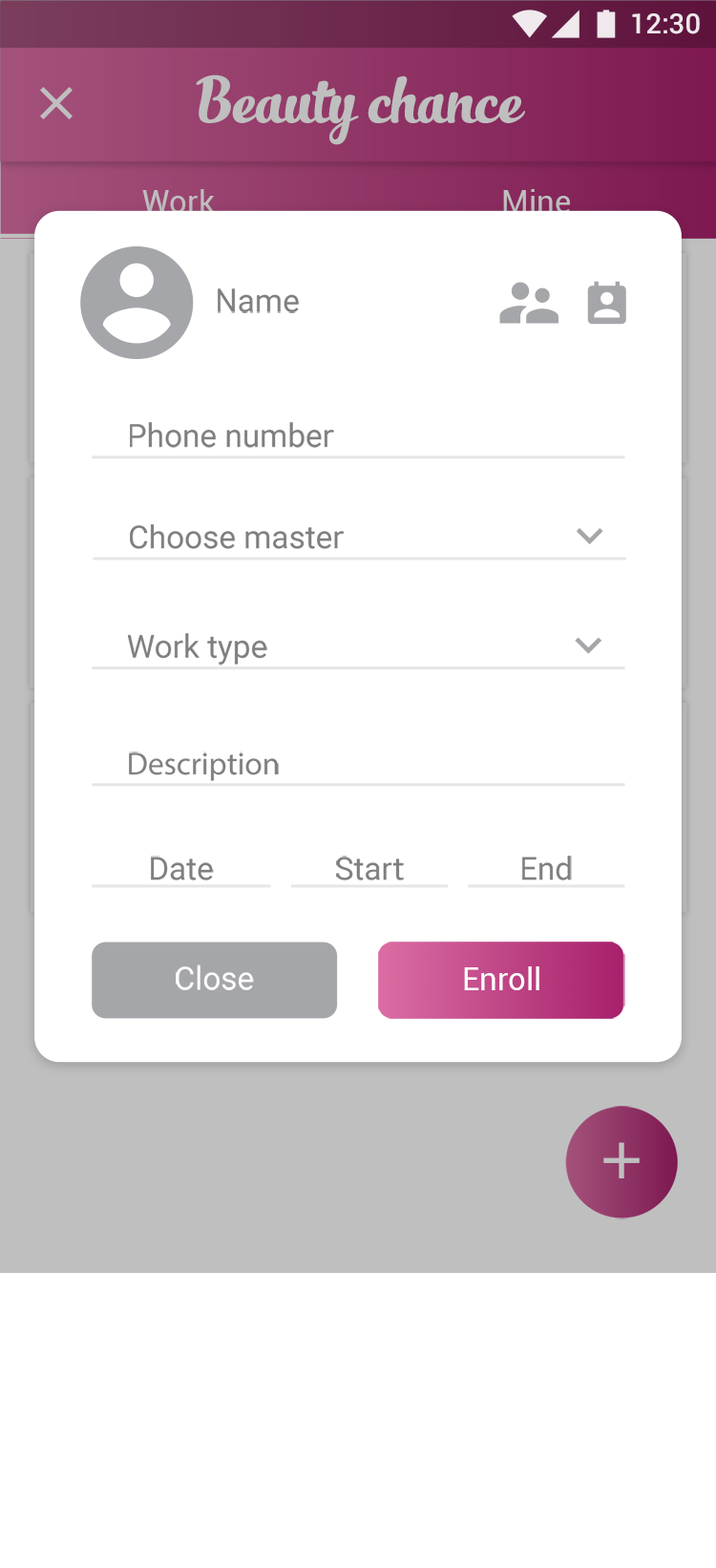
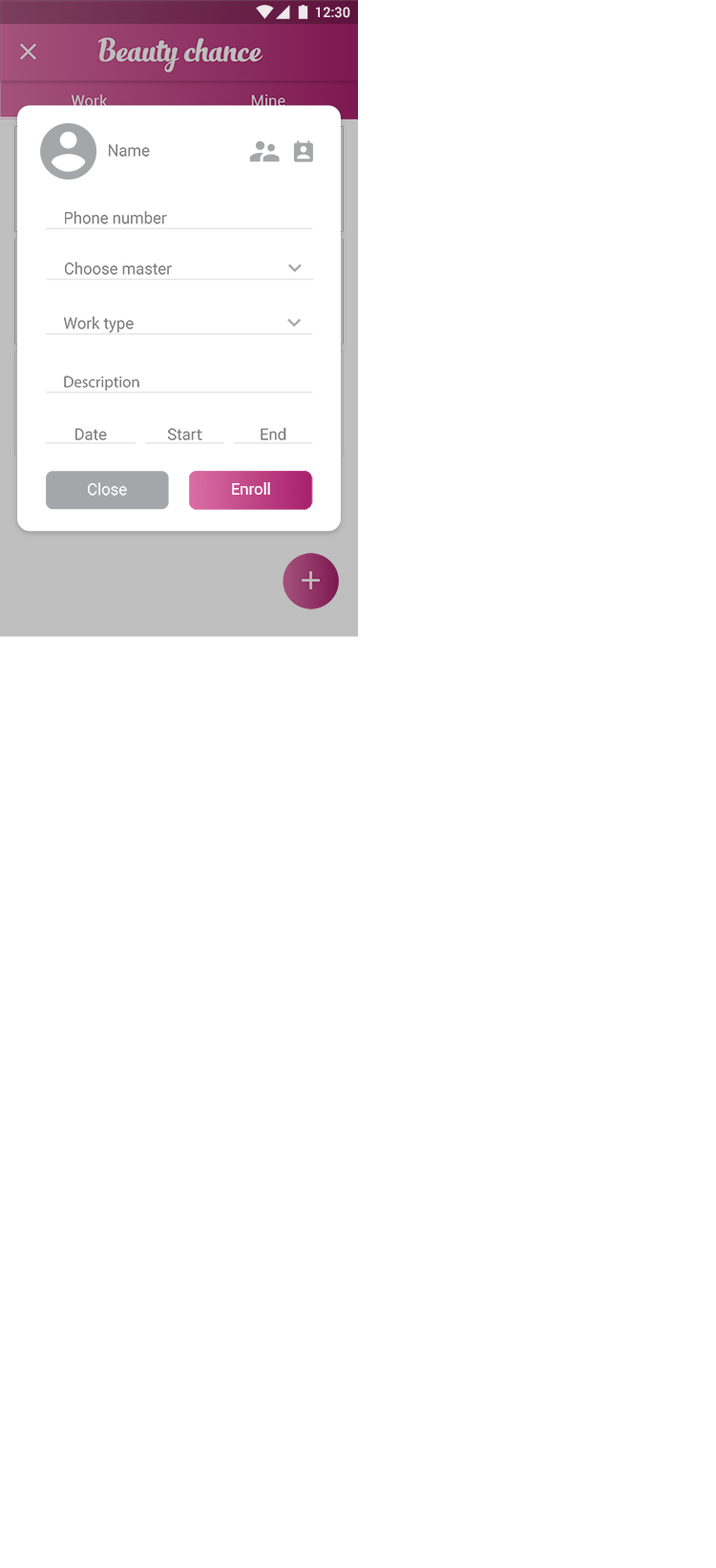
Before/after of a 716 x 1568 layered artwork. What changed in the layer stack:
painted on "-e-arrow" over box(287, 263, 604, 546)
painted on "Choose master" over box(64, 261, 344, 550)
painted on "Compound Shape" (7th of 21, in "studio_list_work_enroll" › "Group 1" › "Layer 38") over box(45, 277, 627, 561)
painted on "Compound Shape" (8th of 21, in "studio_list_work_enroll" › "Group 1" › "Layer 37") over box(45, 442, 272, 889)
painted on "Compound Shape" (9th of 21, in "studio_list_work_enroll" › "Group 1" › "Layer 35") over box(233, 442, 626, 889)
painted on "End" over box(260, 427, 573, 881)
painted on "Start" over box(168, 427, 404, 881)
painted on "Compound Shape" (10th of 21, in "studio_list_work_enroll" › "Group 1" › "Layer 32") over box(145, 442, 449, 889)
painted on "Compound Shape" (11th of 21, in "studio_list_work_enroll" › "Group 1" › "Layer 30") over box(45, 227, 626, 460)
painted on "Enroll" over box(232, 482, 540, 991)
painted on "<Group>" (4th of 10, in "studio_list_work_enroll" › "Group 1" › "Layer 24") over box(189, 470, 626, 1019)
painted on "Close" over box(87, 482, 255, 991)
painted on "Compound Shape" (12th of 21, in "studio_list_work_enroll" › "Group 1" › "Layer 22") over box(45, 470, 339, 1019)
painted on "Description" over box(63, 375, 279, 782)
painted on "Compound Shape" (13th of 21, in "studio_list_work_enroll" › "Group 1" › "Layer 20") over box(45, 391, 626, 787)
painted on "Compound Shape" (14th of 21, in "studio_list_work_enroll" › "Group 1" › "Layer 19") over box(287, 317, 603, 655)
painted on "Work type" over box(63, 316, 268, 666)
painted on "Compound Shape" (15th of 21, in "studio_list_work_enroll" › "Group 1" › "Layer 17") over box(45, 333, 626, 670)
painted on "Compound Shape" (16th of 21, in "studio_list_work_enroll" › "Group 1" › "Layer 15") over box(17, 105, 682, 1063)
painted on "Compound Shape copy" over box(0, 0, 716, 1273)
painted on "Group 1 copy 2" over box(0, 0, 716, 1220)
…and 11 more changes (11 painted)
